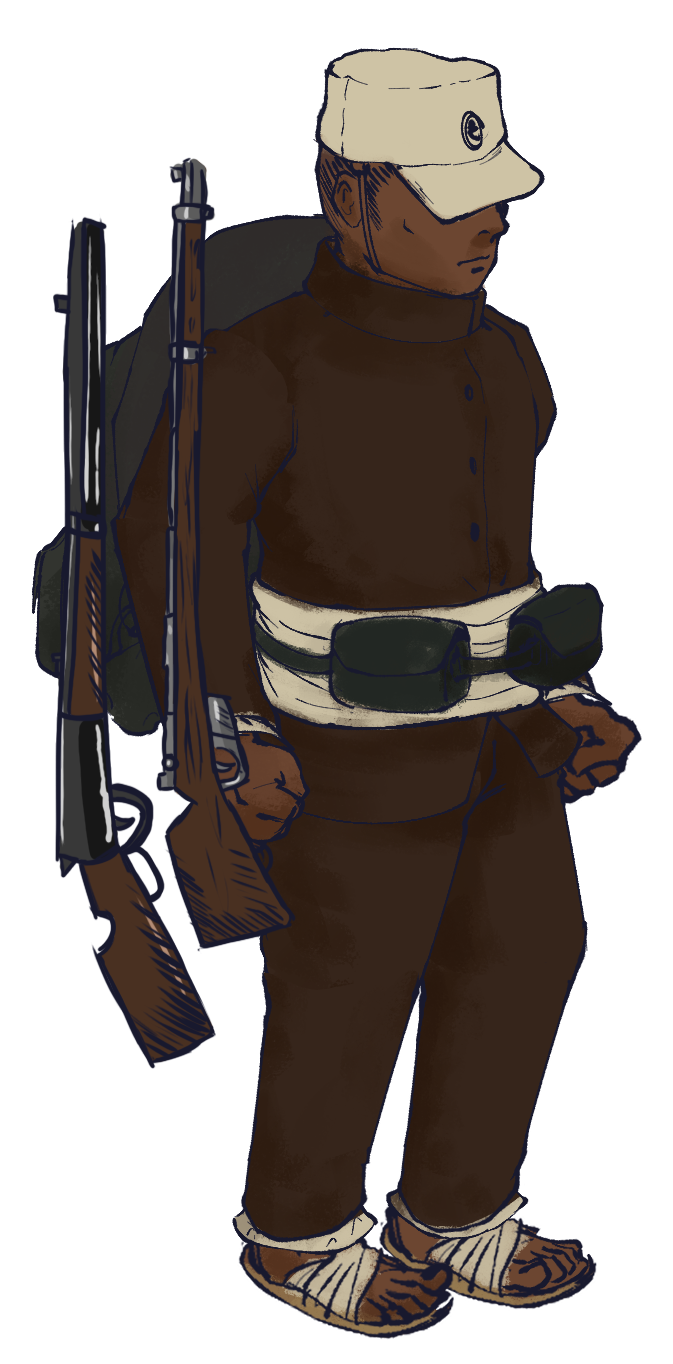
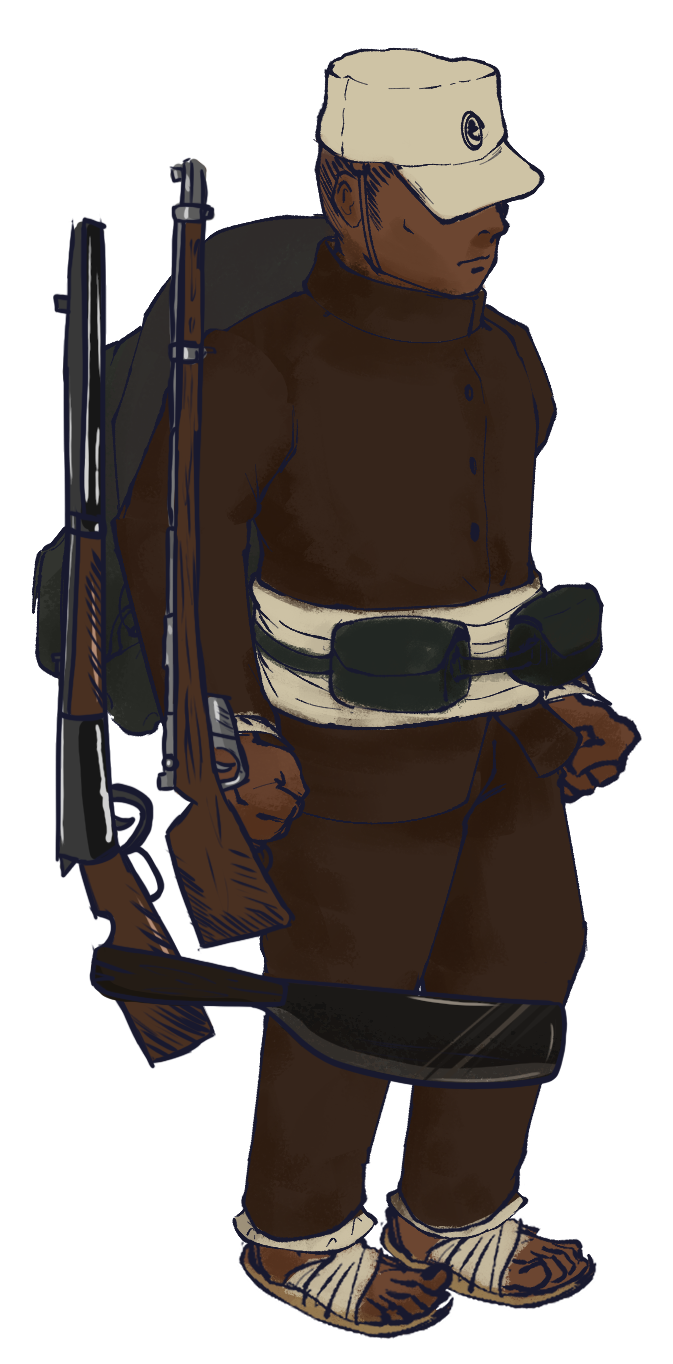
Two versions of the same layered image (673px x 1364px). Layer-by-layer changes:
added layer "machete" above "winchester" over [89, 943, 568, 1090]
